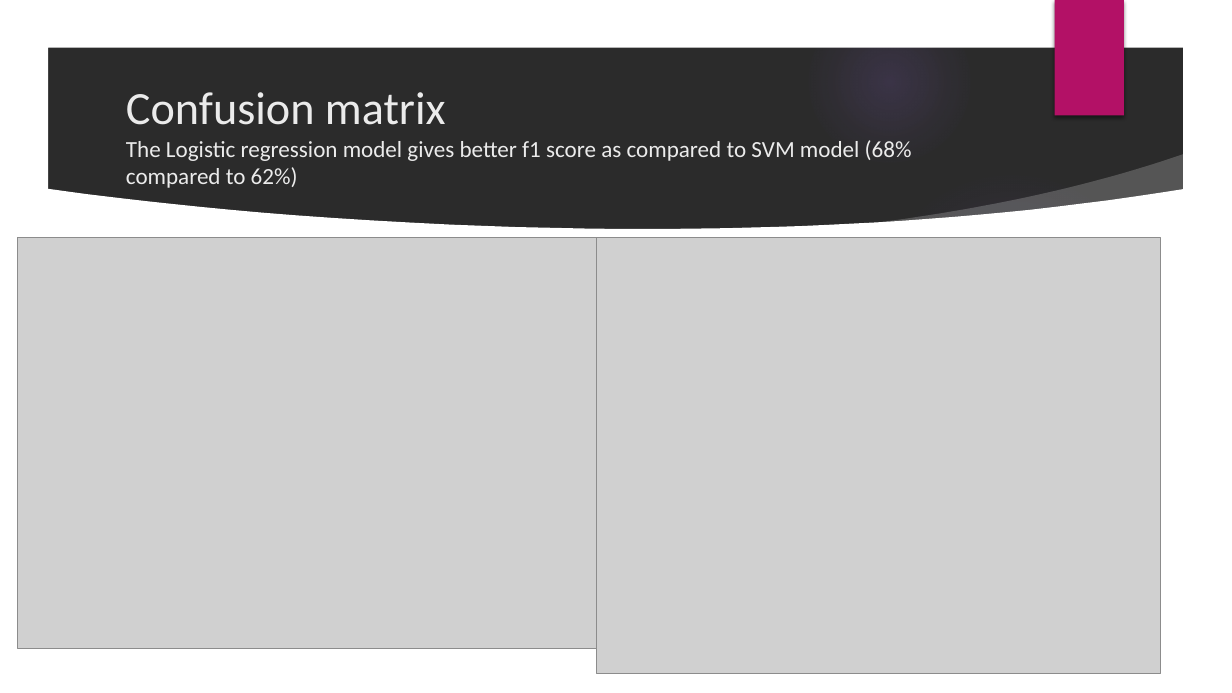
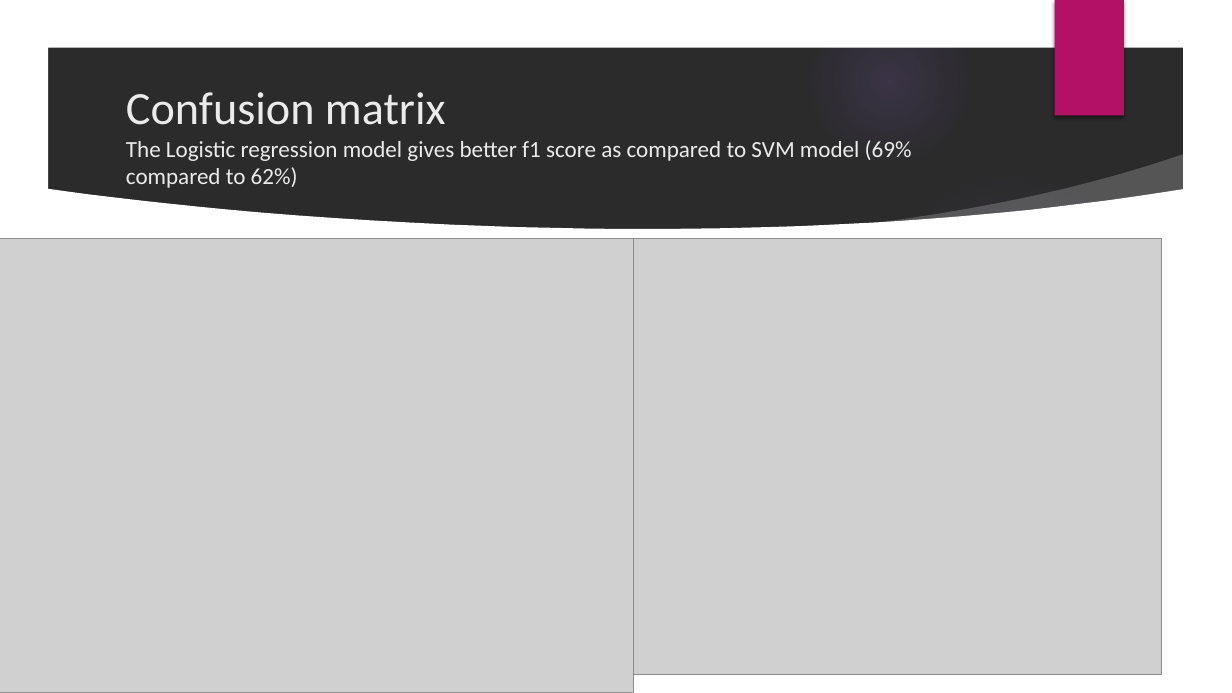
Before and after one commit to SidhantAB/Springboard-data-science-intensive-Capstone-project, a slide deck: slide 20 of Capstone Project Presentation.pptx. Drawn at 1232x693 pixels with LibreOffice and Linux fonts; fonts in the diff are those of the drawing; grey boxes stand for pictures; background and template pictures are left out; a plain dark background stands for a picture behind light text. Boxes give left, top, right and bottom in pixels: in the first picture for what was removed or moved away, otherwise in the second. Text is boxed around its words. In the diff, an @@ line names an element or a change of style, - is before the commit and + after.

```diff
--- a/Capstone Project Presentation.pptx
+++ b/Capstone Project Presentation.pptx
@@ title at [126,92,912,188]: text changed @@
-Confusion matrix
-The Logistic regression model gives better f1 score as compared to SVM model (68% compared to 62%)
+Confusion matrix
+The Logistic regression model gives better f1 score as compared to SVM model (69% compared to 62%)
@@ picture: place and size @@
-picture at [18,238,597,649]
+picture at [0,238,633,693]
@@ picture: place and size @@
-picture at [597,238,1161,674]
+picture at [633,238,1162,675]
```
Also in this commit, not shown: 4 other slides changed.
